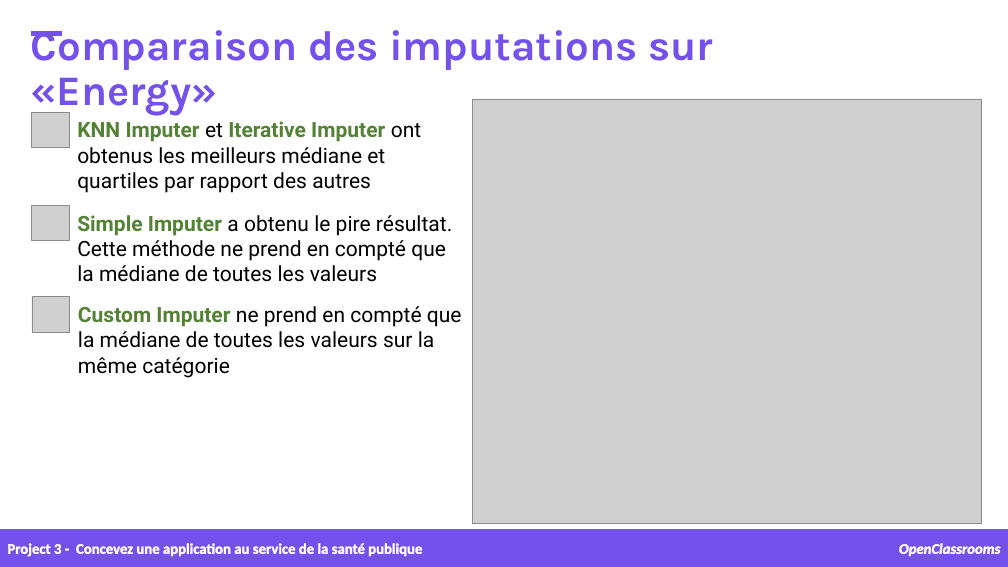
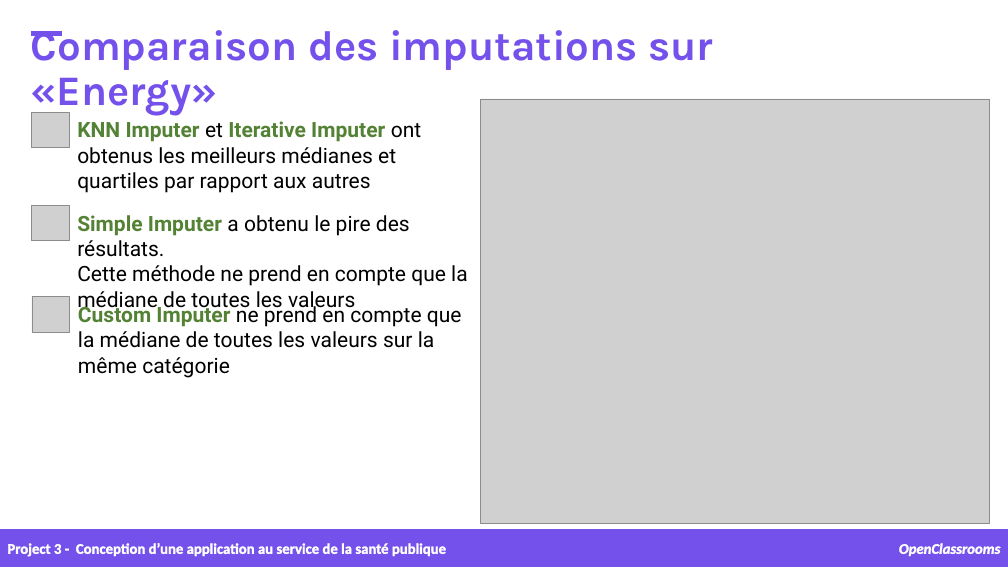
Before and after one commit to samirhinojosa/OC-P3-design-application-public-health, a slide deck: slide 20 of supports/P3_02_presentation v1.pptx (slide 19 before the commit). Drawn at 1008x567 pixels with LibreOffice and Linux fonts; fonts in the diff are those of the drawing; grey boxes stand for pictures; background and template pictures are left out. Boxes give left, top, right and bottom in pixels: in the first picture for what was removed or moved away, otherwise in the second. Text is boxed around its words. In the diff, an @@ line names an element or a change of style, - is before the commit and + after.

```diff
--- a/supports/P3_02_presentation v1.pptx
+++ b/supports/P3_02_presentation v1.pptx
@@ picture: place and size @@
-picture at [473,99,982,523]
+picture at [481,99,990,523]
@@ text at [77,121,421,193]: text changed @@
-KNN Imputer et Iterative Imputer ont obtenus les meilleurs médiane et quartiles par rapport des autres
+KNN Imputer et Iterative Imputer ont obtenus les meilleurs médianes et quartiles par rapport aux autres
@@ text at [77,215,468,313]: text changed @@
-Simple Imputer a obtenu le pire résultat.
-Cette méthode ne prend en compté que la médiane de toutes les valeurs
+Simple Imputer a obtenu le pire des résultats.
+Cette méthode ne prend en compte que la médiane de toutes les valeurs
@@ text at [78,303,462,378]: text changed @@
-Custom Imputer ne prend en compté que la médiane de toutes les valeurs sur la même catégorie
+Custom Imputer ne prend en compte que la médiane de toutes les valeurs sur la même catégorie
@@ text at [7,543,446,557]: text changed @@
-Project 3 - Concevez une application au service de la santé publique
+Project 3 - Conception d’une application au service de la santé publique
```
Also in this commit, not shown: 33 other slides changed, 1 slide added, 22 other files.
